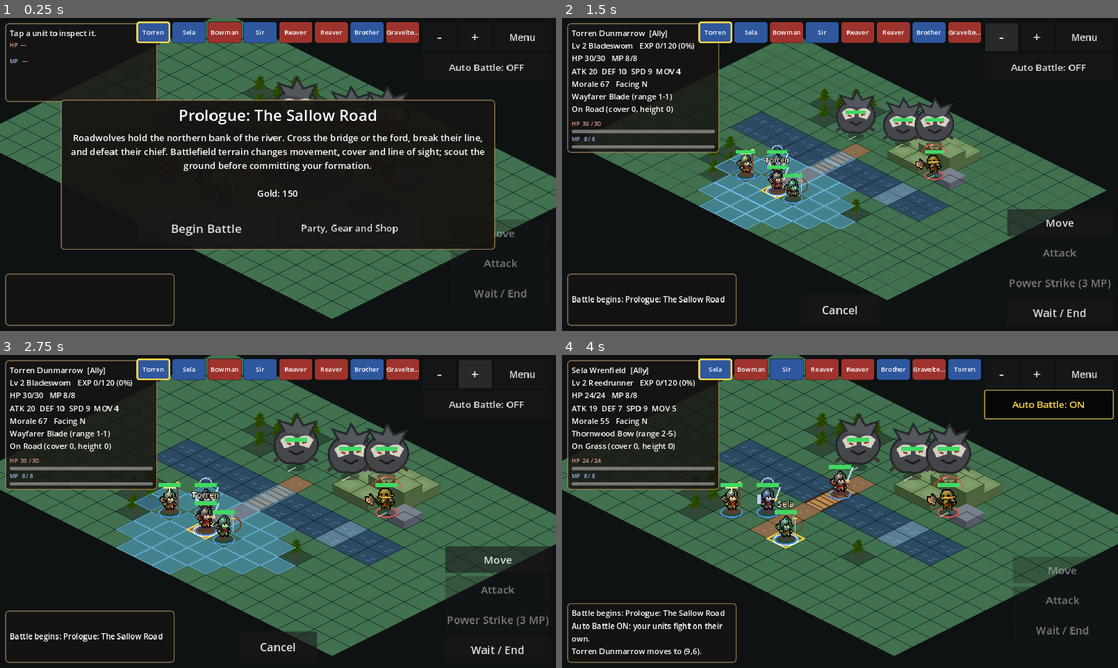
Above: before the commit, frames 1-4 (two rows, left to right).
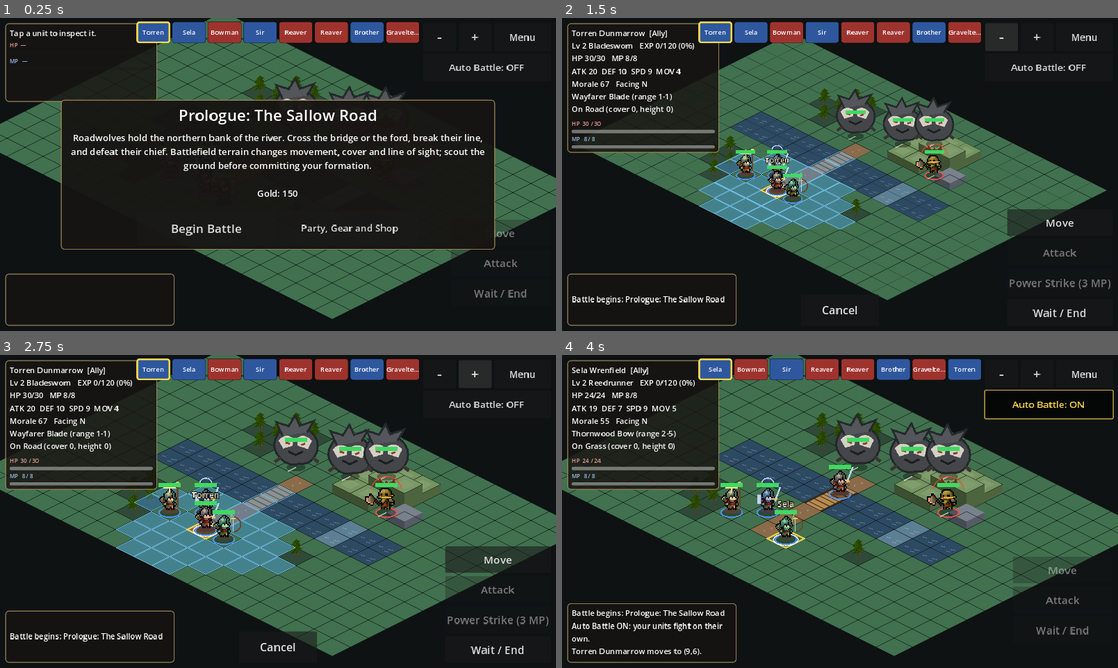
Above: after the commit, the same moments.

Repository: ninjun42215-gif/KindleWake
Game: Godot game, scene res://Main.tscn
Same seed, same stepped clock (60 frames per second), same inputs: the game is played once before the commit and once after it. This scene is started directly instead of the project's main scene.
Inputs (mouse positions are in pixels of both pictures, inside the frame that each line leads up to):
- Up to frame 1 (0.25 s): no input
- Up to frame 2 (1.5 s): click "Begin Battle" at 0.5 s; click "-" at 1.25 s
- Up to frame 3 (2.75 s): click "+" at 2 s
- Up to frame 4 (4 s): click "Auto Battle: OFF" at 2.75 s; move the mouse to (962, 495) at 3.52 s; hold Right (ui_right) from 3.53 s (still down); tap E at 3.6 s; click (962, 495) at 3.67 s

The runs differ from the first frame. In frame 1, 0.4% of the frame differs, in the area x 49-73%, y 18-27%; in frame 2, 0.6%; in frame 3, 0.8%; in frame 4, 0.8%, in the area x 49-74%, y 18-38%.

Commit message:
Animate monster movement attacks and magical idle effects

Diff:
--- a/Kindlewake/scripts/ui/battle_scene.gd
+++ b/Kindlewake/scripts/ui/battle_scene.gd
@@ -1094,7 +1094,17 @@
         tint = Color(0.90, 1.0, 0.84, 1.0)
     elif archetype == "cultist":
         tint = Color(1.0, 0.88, 0.84, 1.0)
-    if not Art.draw_character(self, archetype, p + Vector2(0, 8), 0.72, tint):
+    var motion: String = "idle"
+    var motion_time: float = anim_clock + float(u.id) * 0.31
+    var override: Dictionary = anim_override.get(u.id, {})
+    if not override.is_empty() and anim_clock - float(override.get("start", 0.0)) < Art.unit_duration("attack") + 0.12:
+        motion = "attack"
+        motion_time = anim_clock - float(override.get("start", 0.0))
+    elif visual_pos.get(u.id, p) != cell_to_world(u.cell):
+        motion = "walk"
+    elif str(u.class_id) in ["mage", "cleric"] and u.has_acted:
+        motion = "skill"
+    if not Art.draw_character_animated(self, archetype, p + Vector2(0, 8), motion_time, motion, 0.72, tint, fdir.x < 0.0):
         return false
     draw_line(p + Vector2(0, 2), p + Vector2(0, 2) + fdir * 16.0, Color(1, 1, 1, 0.55), 2.0)
     var ratio: float = clampf(float(u.hp) / float(u.max_hp()), 0.0, 1.0)
